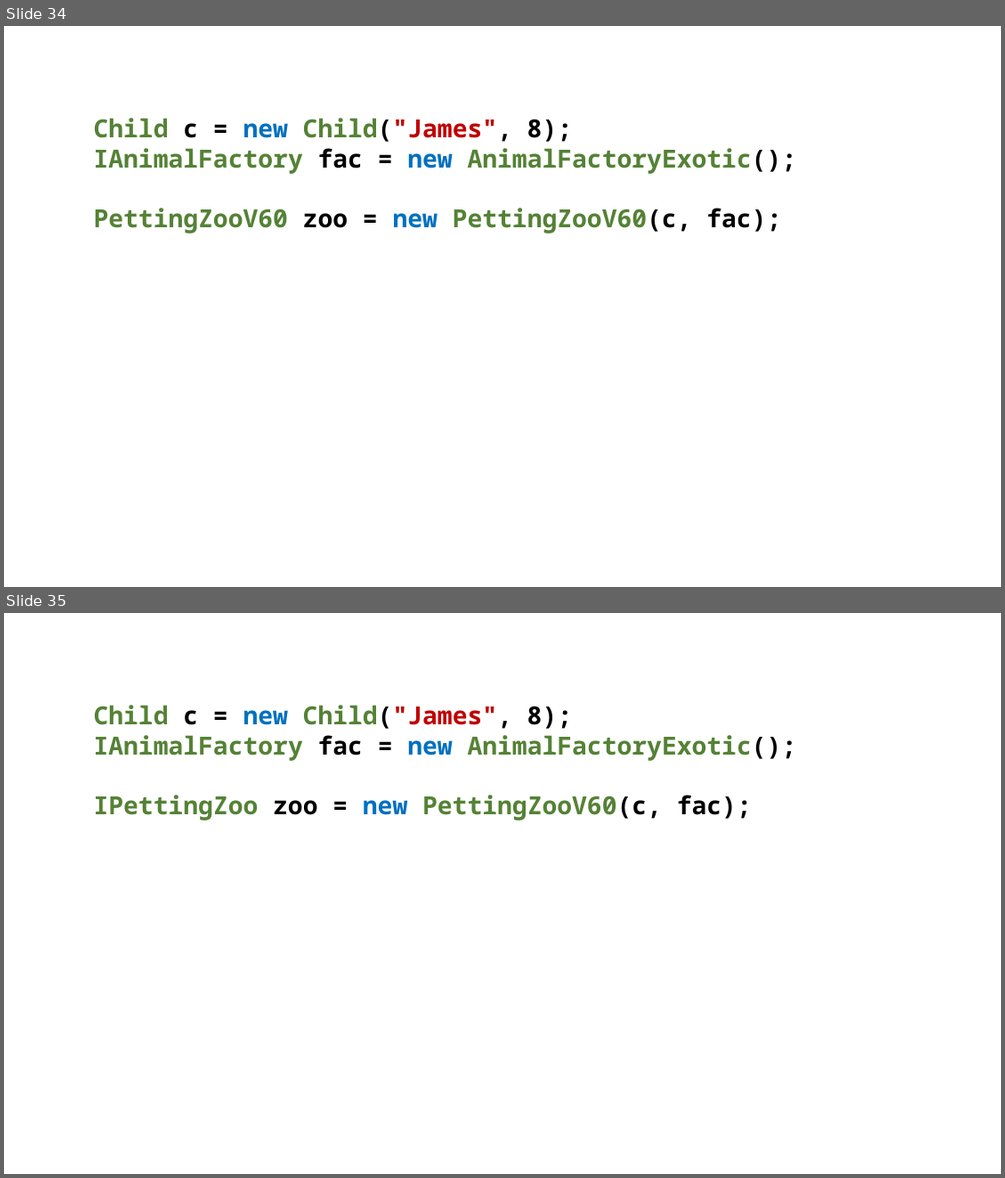
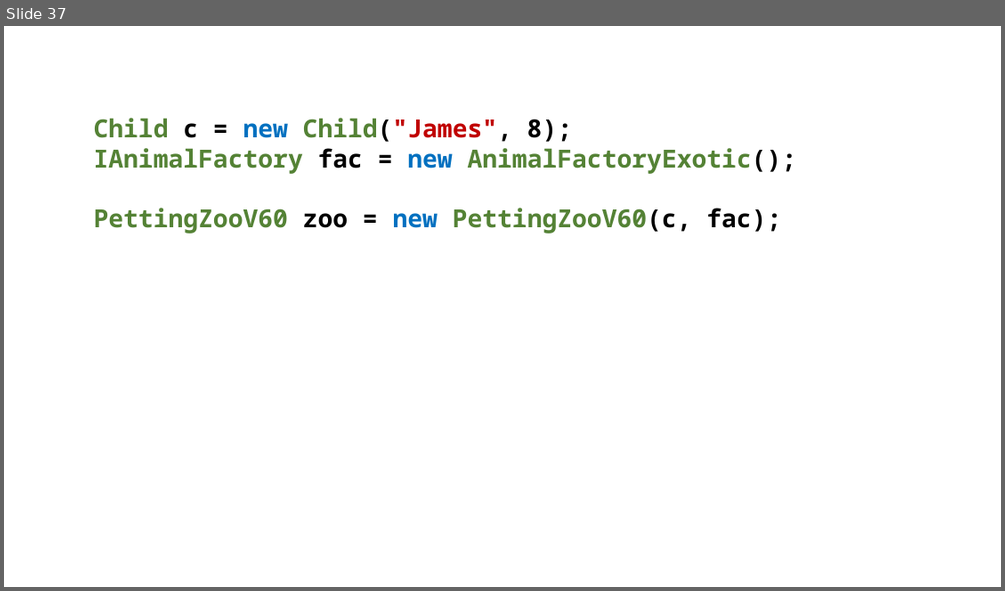
Before and after one commit to perl-easj/Teaching-materials, a slide deck: CSharpProgramming/Presentations/OOProgPartIII/FactoryMethod.pptx. Shown one above the other, each under a label of ours: slides 34 and 35 before the commit, slide 37 after it. The pictures are 1005x1178 and 1005x591 pixels, drawn with LibreOffice and Linux fonts; fonts in the diff are those of the drawing. Boxes give left, top, right and bottom in pixels: in the first picture for what was removed or moved away, otherwise in the second. Text is boxed around its words. In the diff, an @@ line names an element or a change of style, - is before the commit and + after.

```diff
--- a/CSharpProgramming/Presentations/OOProgPartIII/FactoryMethod.pptx
+++ b/CSharpProgramming/Presentations/OOProgPartIII/FactoryMethod.pptx
@@ slide 35 removed at (x1=4, y1=613, x2=1001, y2=1174), background #FFFFFF @@
@@ text removed at (x1=94, y1=705, x2=797, y2=820) @@
-Child c = new Child("James", 8);
-IAnimalFactory fac = new AnimalFactoryExotic();
-IPettingZoo zoo = new PettingZooV60(c, fac);
@@ what was slide 34 is now slide 37 @@
```
Also in this commit, not shown: 9 slides changed, 6 slides added, 4 other files.
